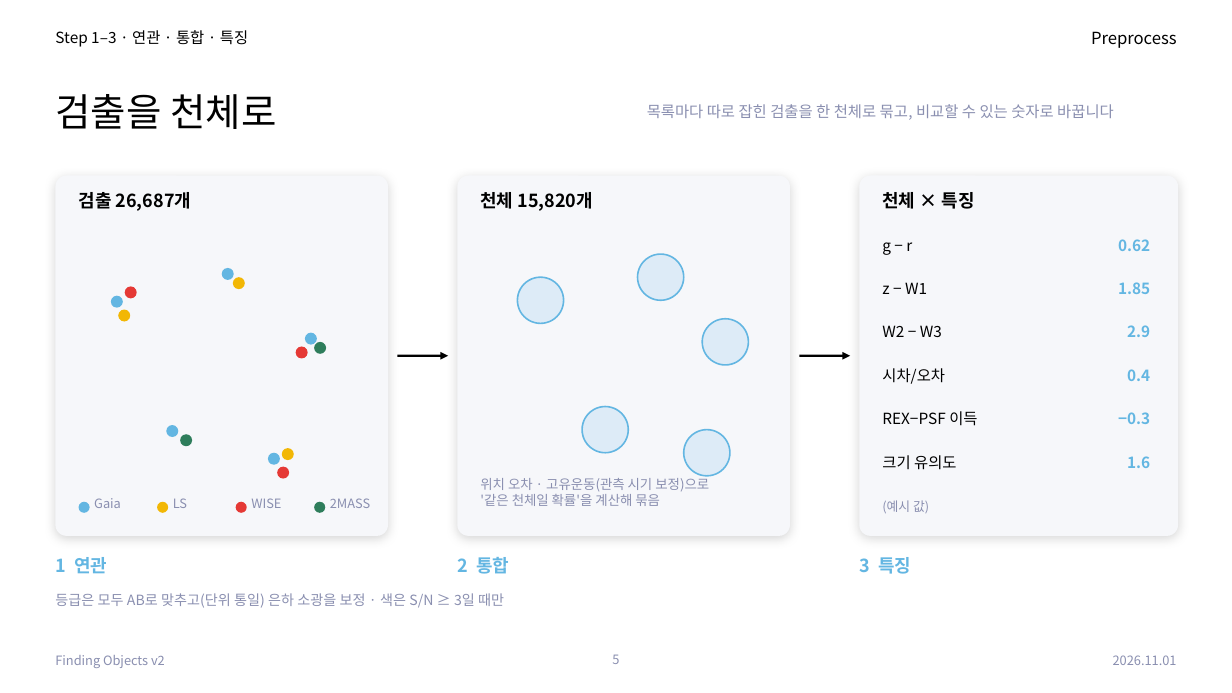
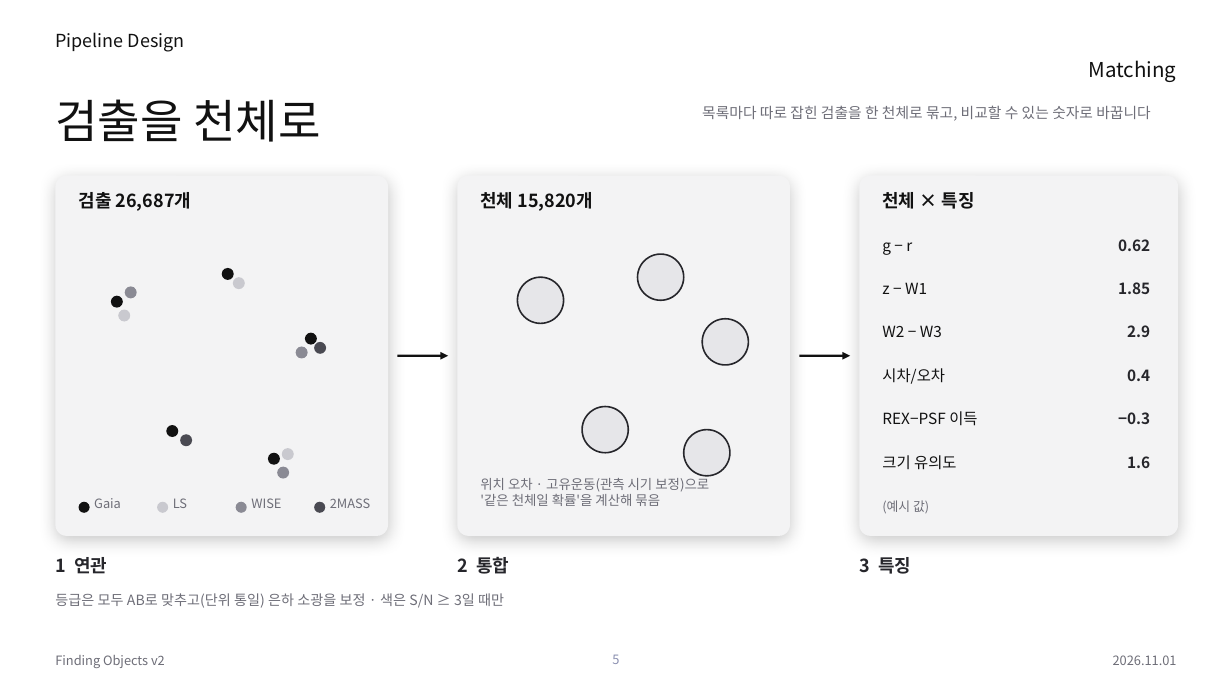
Before and after one commit to Pinchpeach/Finding_objects, a slide deck: slide 5 of v2/document/PIPELINE_STACK_v2.44.0.pptx. Drawn at 1232x693 pixels with LibreOffice and Linux fonts; fonts in the diff are those of the drawing. Boxes give left, top, right and bottom in pixels: in the first picture for what was removed or moved away, otherwise in the second. Text is boxed around its words. In the diff, an @@ line names an element or a change of style, - is before the commit and + after.

```diff
--- a/v2/document/PIPELINE_STACK_v2.44.0.pptx
+++ b/v2/document/PIPELINE_STACK_v2.44.0.pptx
@@ text at <box>55,32,185,52</box>: text changed; size 12 to 14 pt; text colour #000000 to #111111 @@
-Step 1–3 · 연관 · 통합 · 특징
+Pipeline Design
@@ title "검출을 천체로" at <box>55,99,321,142</box>: size 30 to 36 pt, text colour #000000 to #111111 @@
@@ text at <box>1089,60,1177,82</box>: text changed; size 13 to 16 pt; text colour #000000 to #111111 @@
-Preprocess
+Matching
@@ text "목록마다 따로 잡힌 검출을 한 ...": place and size @@
-text "목록마다 따로 잡힌 검출을 한 ..." at <box>647,104,1114,120</box>
+text "목록마다 따로 잡힌 검출을 한 ..." at <box>702,105,1150,121</box>
@@ text "목록마다 따로 잡힌 검출을 한 ..." at <box>702,105,1150,121</box>: size 12 to 11.5 pt, text colour #8A8FB0 to #6E6E78; vertical alignment middle to top @@
@@ fill #F6F7FA to #F3F3F4; shadow changed in 3 elements at <box>55,176,388,536</box>, <box>457,176,790,536</box>, <box>860,176,1178,536</box> @@
@@ arrow (397, 356) - (448, 356): stroke #000000 1.75 pt to #111111 1.75 pt @@
@@ arrow (799, 356) - (850, 356): stroke #000000 1.75 pt to #111111 1.75 pt @@
@@ fill #DDEBF7 to #E6E6E9; outline #63B6E2 1.25 pt to #26262B 1.25 pt in 5 elements at <box>518,277,564,323</box>, <box>638,254,684,300</box>, <box>702,319,749,365</box>, <box>582,407,628,453</box>, <box>684,430,730,476</box> @@
@@ text colour #000000 to #111111 in 9 elements at <box>79,192,192,211</box>, <box>480,192,594,211</box>, <box>882,192,975,209</box>, <box>882,242,912,255</box>, <box>882,282,927,294</box>, <box>882,325,942,337</box>, <box>882,368,945,384</box>, <box>882,411,977,426</box>, <box>882,455,956,470</box> @@
@@ fill #63B6E2 to #111111 in 6 elements at <box>111,296,123,308</box>, <box>222,268,234,280</box>, <box>305,333,317,345</box>, <box>166,425,178,437</box>, <box>268,453,280,465</box>, <box>79,502,90,513</box> @@
@@ fill #F2B705 to #C9C9CF in 4 elements at <box>118,310,130,322</box>, <box>233,277,245,289</box>, <box>282,448,294,460</box>, <box>157,502,168,513</box> @@
@@ fill #E53935 to #8A8A94 in 4 elements at <box>125,287,137,299</box>, <box>296,347,308,359</box>, <box>277,467,289,479</box>, <box>236,502,247,513</box> @@
@@ fill #2E7D5B to #4A4A52 in 3 elements at <box>314,342,326,354</box>, <box>180,434,192,446</box>, <box>314,502,325,513</box> @@
@@ text colour #63B6E2 to #26262B in 9 elements at <box>1118,239,1150,251</box>, <box>1118,282,1150,294</box>, <box>1127,325,1150,337</box>, <box>1127,369,1150,381</box>, <box>1118,412,1150,424</box>, <box>1127,456,1150,468</box>, <box>55,557,107,574</box>, <box>457,557,509,574</box>, <box>859,557,911,574</box> @@
@@ text colour #8A8FB0 to #6E6E78 in 9 elements at <box>94,498,121,508</box>, <box>173,498,187,508</box>, <box>251,498,281,508</box>, <box>330,498,370,508</box>, <box>480,475,709,506</box>, <box>882,500,929,513</box>, <box>55,593,504,608</box>, <box>55,655,165,668</box>, <box>1113,655,1177,665</box> @@
```
Also in this commit, not shown: 11 other slides changed, 1 other file.
